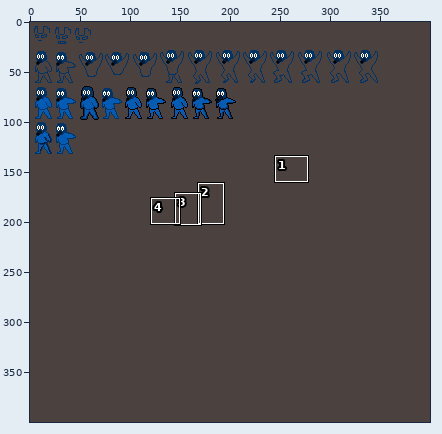
Sprite sheet: docs/concept-art/new/scraps/scraps_scifi_enemies5.png. Above, an overview of the earlier version with the close-up marked.
Close-up. As it was:
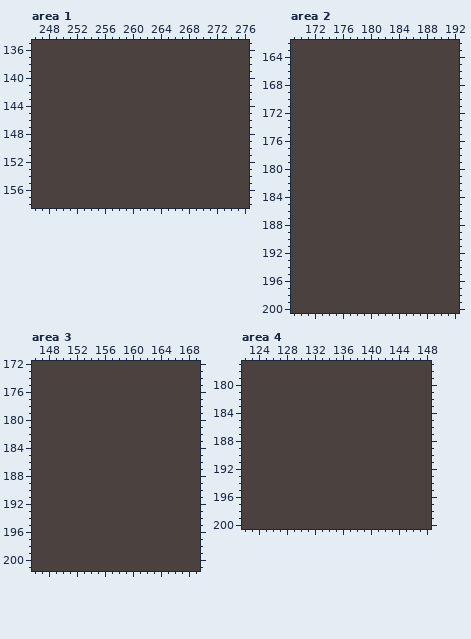
The file is 400x400 pixels. Shown: area 1: x 246..276, y 135..158; area 2: x 169..192, y 162..200; area 3: x 146..169, y 172..201; area 4: x 122..148, y 177..200. The commit also changed other parts of the picture, which this record leaves out.
Once edited:
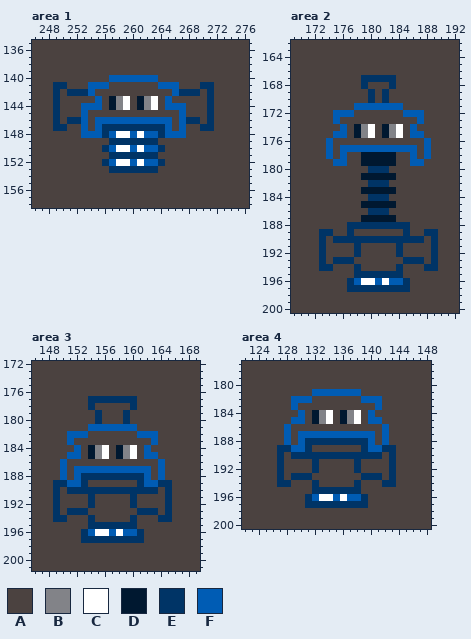
Palette (. is transparent): A #4b4240  B #828388  C #ffffff  D #001830  E #003466  F #005cb4
What changed:
Area 1:
y 140: x 257..263 AAAAAAA -> FFFFFFF
y 141: x 249..250 AA -> EE; x 254..256 AAA -> FFF; x 264..266 AAA -> FFF; x 270..271 AA -> EE
y 142: x 249 A -> E; x 251..254 AAAA -> EEEF; x 266..269 AAAA -> FEEE; x 271 A -> E
y 143: x 249 A -> E; x 255 A -> F; x 257..259 AAA -> DBC; x 261..263 AAA -> DBC; x 265 A -> F; x 271 A -> E
y 144: x 249 A -> E; x 253..255 AAA -> FFF; x 257..259 AAA -> DBC; x 261..263 AAA -> DBC; x 265..267 AAA -> FFF; x 271 A -> E
y 145: x 249 A -> E; x 253 A -> F; x 267 A -> F; x 271 A -> E
y 146: x 249 A -> E; x 251..253 AAA -> EEF; x 255..265 AAAAAAAAAAA -> FFFFFFFFFFF; x 267..269 AAA -> FEE; x 271 A -> E
y 147: x 249..250 AA -> EE; x 253 A -> F; x 255..265 AAAAAAAAAAA -> FEEEEEEEEEF; x 267 A -> F; x 270..271 AA -> EE
y 148: x 253..267 AAAAAAAAAAAAAAA -> FFFEFCCFCFFEFFF
y 149: x 257..263 AAAAAAA -> EEEEEEE
y 150: x 256..264 AAAAAAAAA -> EFCCFCFFE
y 151: x 257..263 AAAAAAA -> EEEEEEE
y 152: x 256..264 AAAAAAAAA -> EFCCFCFFE
y 153: x 257..263 AAAAAAA -> EEEEEEE
Area 2:
y 167: x 179..183 AAAAA -> EEEEE
y 168: x 179 A -> E; x 183 A -> E
y 169..170: x 180 A -> E; x 182 A -> E
y 171: x 178..184 AAAAAAA -> FFFFFFF
y 172: x 175..177 AAA -> FFF; x 185..187 AAA -> FFF
y 173: x 175 A -> F; x 187 A -> F
y 174: x 176 A -> F; x 178..180 AAA -> DBC; x 182..184 AAA -> DBC; x 186 A -> F
y 175: x 175..176 AA -> FF; x 178..180 AAA -> DBC; x 182..184 AAA -> DBC; x 186..187 AA -> FF
y 176: x 174 A -> F; x 188 A -> F
y 177: x 174 A -> F; x 176..186 AAAAAAAAAAA -> FFFFFFFFFFF; x 188 A -> F
y 178: x 174 A -> F; x 176 A -> F; x 179..183 AAAAA -> DDDDD; x 186 A -> F; x 188 A -> F
y 179: x 175..176 AA -> FF; x 179..183 AAAAA -> DDDDD; x 186..187 AA -> FF
y 180: x 180..182 AAA -> EEE
y 181: x 179..183 AAAAA -> DDDDD
y 182: x 180..182 AAA -> EEE
y 183: x 179..183 AAAAA -> DDDDD
y 184: x 180..182 AAA -> EEE
y 185: x 179..183 AAAAA -> DDDDD
y 186: x 180..182 AAA -> EEE
y 187: x 179..183 AAAAA -> DDDDD
y 188: x 177..185 AAAAAAAAA -> EEEEEEEEE
y 189: x 173..174 AA -> EE; x 177 A -> E; x 185 A -> E; x 188..189 AA -> EE
y 190: x 173 A -> E; x 175..187 AAAAAAAAAAAAA -> EEEEEEEEEEEEE; x 189 A -> E
y 191..192: x 173 A -> E; x 178 A -> E; x 184 A -> E; x 189 A -> E
y 193: x 173 A -> E; x 175..177 AAA -> EEE; x 185..187 AAA -> EEE; x 189 A -> E
y 194: x 173..174 AA -> EE; x 178 A -> E; x 184 A -> E; x 188..189 AA -> EE
y 195: x 178..184 AAAAAAA -> EEEEEEE
y 196: x 177..185 AAAAAAAAA -> EFCCFCFFE
y 197: x 177..185 AAAAAAAAA -> EEEEEEEEE
Area 3:
y 177: x 154..160 AAAAAAA -> EEEEEEE
y 178: x 154 A -> E; x 160 A -> E
y 179..180: x 155 A -> E; x 159 A -> E
y 181: x 154..160 AAAAAAA -> FFFFFFF
y 182: x 151..153 AAA -> FFF; x 161..163 AAA -> FFF
y 183: x 151 A -> F; x 163 A -> F
y 184: x 152 A -> F; x 154..156 AAA -> DBC; x 158..160 AAA -> DBC; x 162 A -> F
y 185: x 151..152 AA -> FF; x 154..156 AAA -> DBC; x 158..160 AAA -> DBC; x 162..163 AA -> FF
y 186: x 150 A -> F; x 164 A -> F
y 187: x 150 A -> F; x 152..162 AAAAAAAAAAA -> FFFFFFFFFFF; x 164 A -> F
y 188: x 150 A -> F; x 152..162 AAAAAAAAAAA -> FEEEEEEEEEF; x 164 A -> F
y 189: x 149..153 AAAAA -> EEFFE; x 161..165 AAAAA -> EFFEE
y 190: x 149 A -> E; x 151..163 AAAAAAAAAAAAA -> EEEEEEEEEEEEE; x 165 A -> E
y 191..192: x 149 A -> E; x 154 A -> E; x 160 A -> E; x 165 A -> E
y 193: x 149 A -> E; x 151..153 AAA -> EEE; x 161..163 AAA -> EEE; x 165 A -> E
y 194: x 149..150 AA -> EE; x 154 A -> E; x 160 A -> E; x 164..165 AA -> EE
y 195: x 154..160 AAAAAAA -> EEEEEEE
y 196: x 153..161 AAAAAAAAA -> EFCCFCFFE
y 197: x 153..161 AAAAAAAAA -> EEEEEEEEE
Area 4:
y 181: x 132..138 AAAAAAA -> FFFFFFF
y 182: x 129..131 AAA -> FFF; x 139..141 AAA -> FFF
y 183: x 129 A -> F; x 141 A -> F
y 184: x 130 A -> F; x 132..134 AAA -> DBC; x 136..138 AAA -> DBC; x 140 A -> F
y 185: x 129..130 AA -> FF; x 132..134 AAA -> DBC; x 136..138 AAA -> DBC; x 140..141 AA -> FF
y 186: x 128 A -> F; x 142 A -> F
y 187: x 128 A -> F; x 130..140 AAAAAAAAAAA -> FFFFFFFFFFF; x 142 A -> F
y 188: x 128 A -> F; x 130..140 AAAAAAAAAAA -> FEEEEEEEEEF; x 142 A -> F
y 189: x 127..131 AAAAA -> EEFFE; x 139..143 AAAAA -> EFFEE
y 190: x 127 A -> E; x 129..141 AAAAAAAAAAAAA -> EEEEEEEEEEEEE; x 143 A -> E
y 191..192: x 127 A -> E; x 132 A -> E; x 138 A -> E; x 143 A -> E
y 193: x 127 A -> E; x 129..131 AAA -> EEE; x 139..141 AAA -> EEE; x 143 A -> E
y 194: x 127..128 AA -> EE; x 132 A -> E; x 138 A -> E; x 142..143 AA -> EE
y 195: x 132..138 AAAAAAA -> EEEEEEE
y 196: x 131..139 AAAAAAAAA -> EFCCFCFFE
y 197: x 131..139 AAAAAAAAA -> EEEEEEEEE
Boxes around the changes in both close-ups, in picture pixels (x1, y1, x2, y2):
changed: (53, 75, 214, 173)
changed: (319, 75, 438, 292)
changed: (53, 396, 172, 543)
changed: (277, 389, 396, 508)
